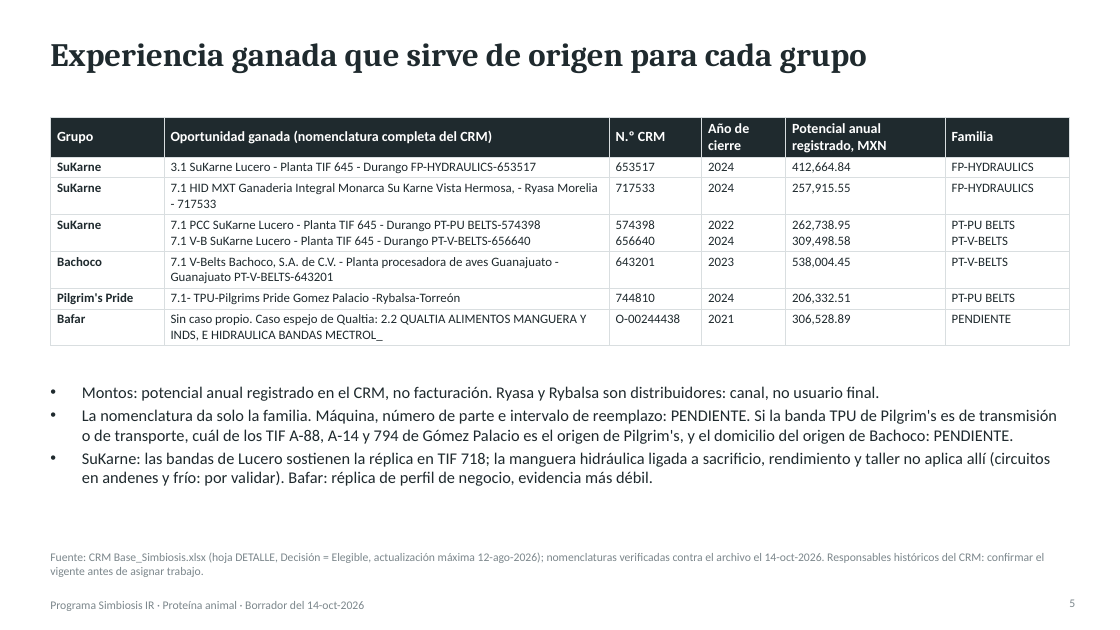
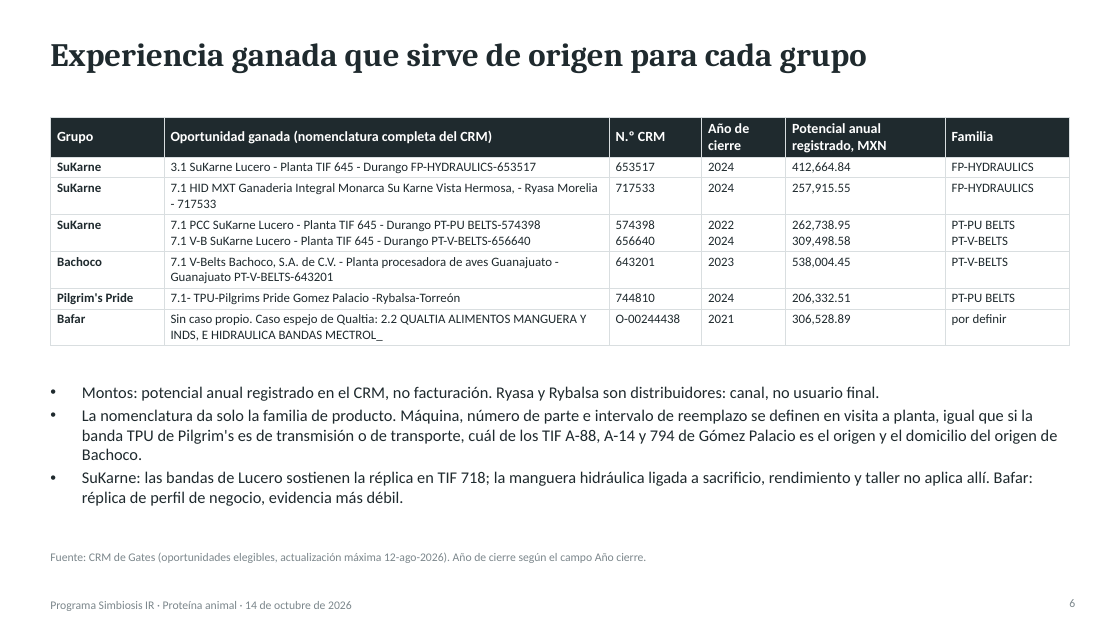
Before and after one commit to Marckqalex/Simbiosis-IR, a slide deck: slide 6 of entregables/Simbiosis_IR_Proteina_Animal_Entregable1.pptx (slide 5 before the commit). Drawn at 1120x630 pixels with LibreOffice and Linux fonts; fonts in the diff are those of the drawing. Boxes give left, top, right and bottom in pixels: in the first picture for what was removed or moved away, otherwise in the second. Text is boxed around its words. In the diff, an @@ line names an element or a change of style, - is before the commit and + after.

```diff
--- a/entregables/Simbiosis_IR_Proteina_Animal_Entregable1.pptx
+++ b/entregables/Simbiosis_IR_Proteina_Animal_Entregable1.pptx
@@ table at [50,118,1070,345] @@
-row 7, column 6: PENDIENTE
+row 7, column 6: por definir
@@ text at [82,409,1058,506]: text changed @@
-• La nomenclatura da solo la familia. Máquina, número de parte e intervalo de reemplazo: PENDIENTE. Si la banda TPU de Pilgrim's es de transmisión o de transporte, cuál de los TIF A-88, A-14 y 794 de Gómez Palacio es el origen de Pilgrim's, y el domicilio del origen de Bachoco: PENDIENTE.
-• SuKarne: las bandas de Lucero sostienen la réplica en TIF 718; la manguera hidráulica ligada a sacrificio, rendimiento y taller no aplica allí (circuitos en andenes y frío: por validar). Bafar: réplica de perfil de negocio, evidencia más débil.
+• La nomenclatura da solo la familia de producto. Máquina, número de parte e intervalo de reemplazo se definen en visita a planta, igual que si la banda TPU de Pilgrim's es de transmisión o de transporte, cuál de los TIF A-88, A-14 y 794 de Gómez Palacio es el origen y el domicilio del origen de Bachoco.
+• SuKarne: las bandas de Lucero sostienen la réplica en TIF 718; la manguera hidráulica ligada a sacrificio, rendimiento y taller no aplica allí. Bafar: réplica de perfil de negocio, evidencia más débil.
@@ text at [50,553,646,563]: text changed @@
-Fuente: CRM Base_Simbiosis.xlsx (hoja DETALLE, Decisión = Elegible, actualización máxima 12-ago-2026); nomenclaturas verificadas contra el archivo el 14-oct-2026. Responsables históricos del CRM: confirmar el vigente antes de asignar trabajo.
+Fuente: CRM de Gates (oportunidades elegibles, actualización máxima 12-ago-2026). Año de cierre según el campo Año cierre.
@@ text at [50,601,352,611]: text changed @@
-Programa Simbiosis IR · Proteína animal · Borrador del 14-oct-2026
+Programa Simbiosis IR · Proteína animal · 14 de octubre de 2026
```
Also in this commit, not shown: 9 other slides changed, 4 slides added, 1 slide removed, 1 other file.
